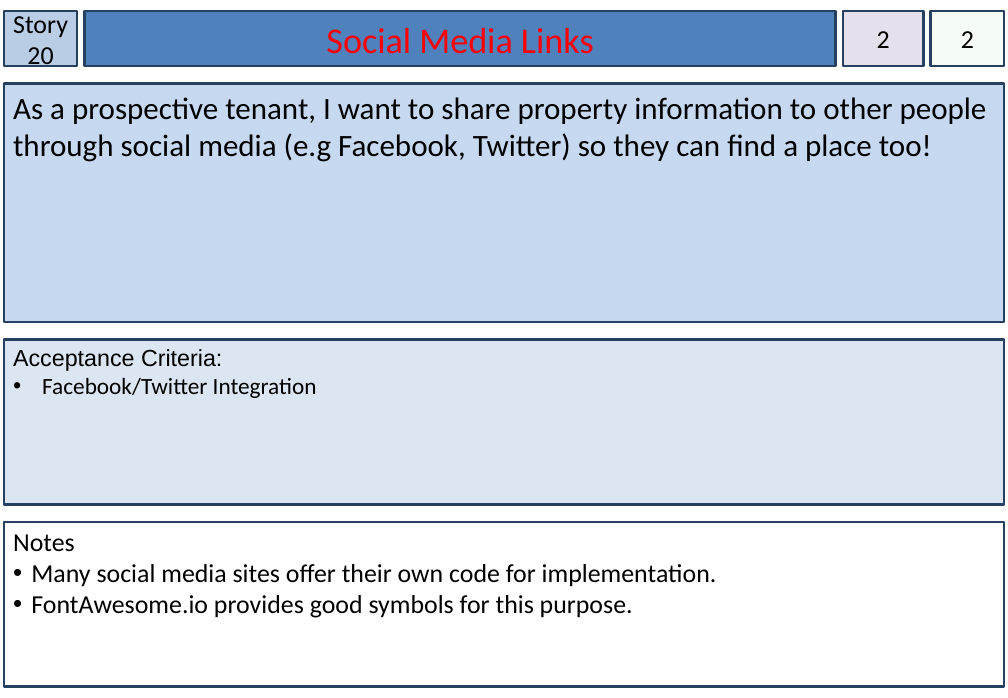
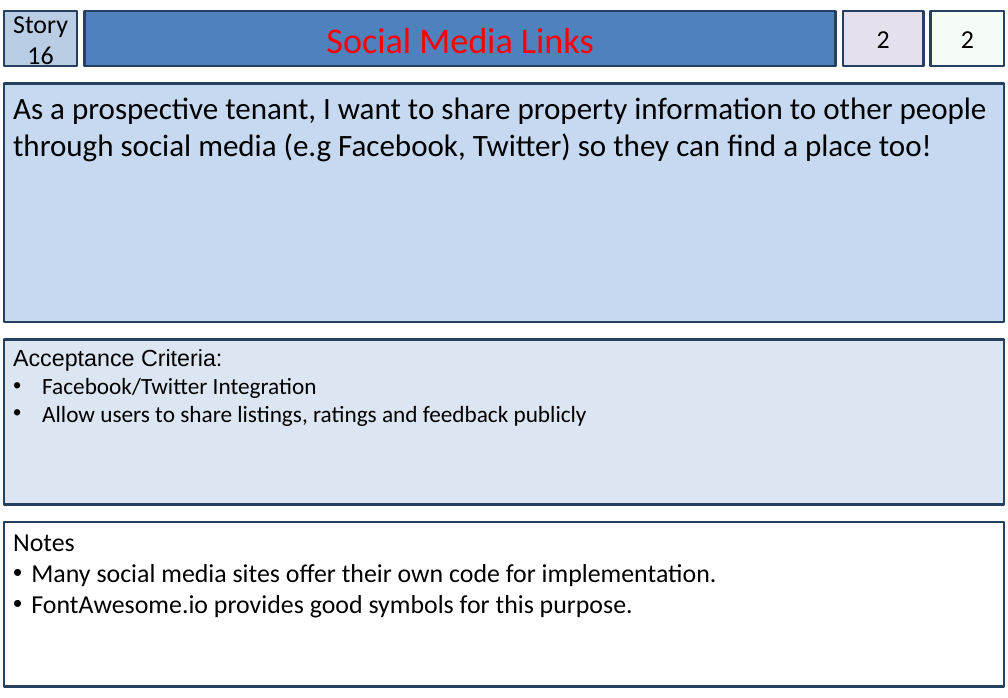
Before and after one commit to cshor24/IFB299-Group-26---Property-Management, a slide deck: slide 18 of Story Cards version a million.pptx (slide 21 before the commit). Drawn at 1008x698 pixels with LibreOffice and Linux fonts; fonts in the diff are those of the drawing. Boxes give left, top, right and bottom in pixels: in the first picture for what was removed or moved away, otherwise in the second. Text is boxed around its words. In the diff, an @@ line names an element or a change of style, - is before the commit and + after.

```diff
--- a/Story Cards version a million.pptx
+++ b/Story Cards version a million.pptx
@@ text in rectangle at (13, 16, 68, 71): text changed @@
-Story 20
+Story 16
@@ text in rectangle at (42, 406, 587, 426): paragraph added @@
+• Allow users to share listings, ratings and feedback publicly
```
Also in this commit, not shown: 14 other slides changed.
